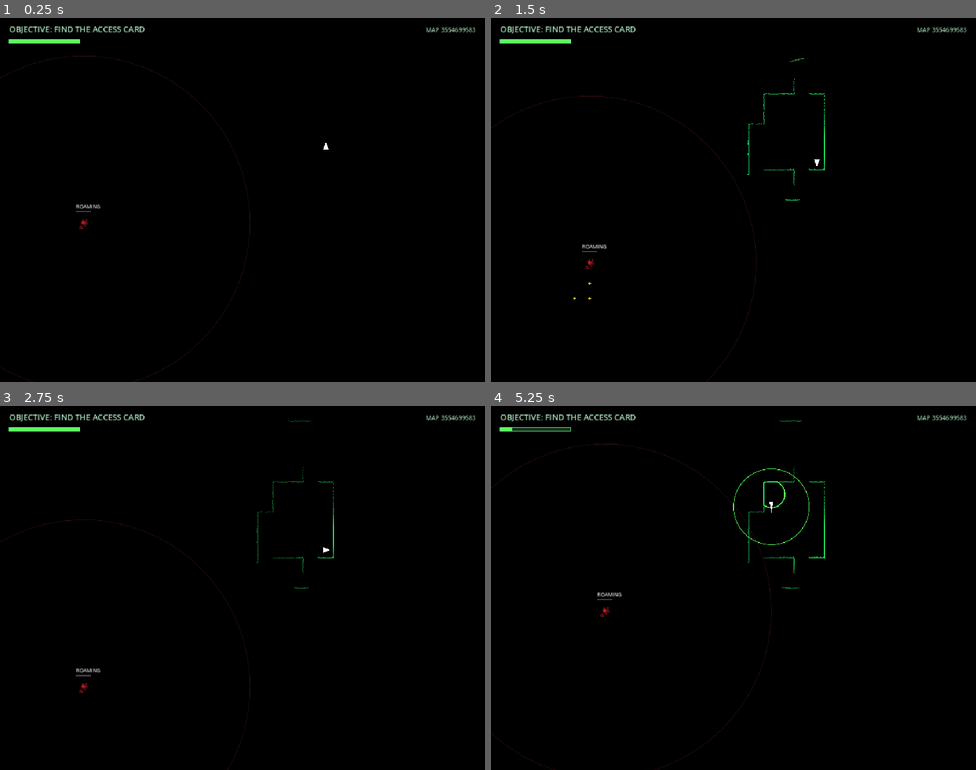
Above: before the commit, frames 1-4 (two rows, left to right).
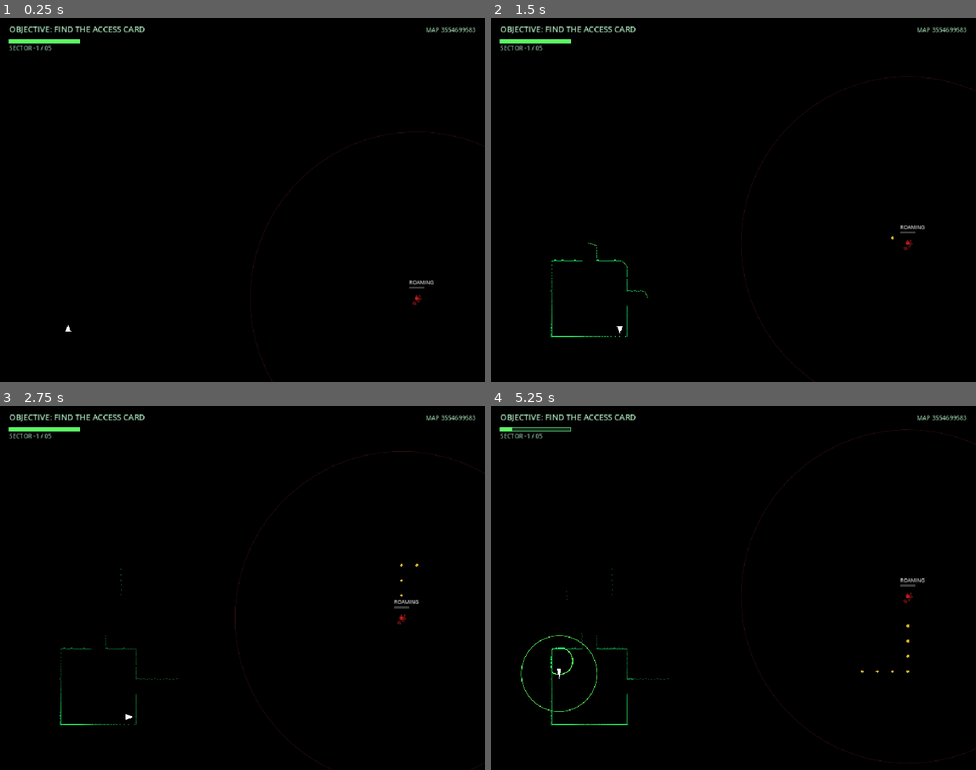
Above: after the commit, the same moments.

Repository: UnderstoodUseYourUsernameHere/Sonar
Game: Godot game, scene res://scenes/main.tscn
Same seed, same stepped clock (60 frames per second), same inputs: the game is played once before the commit and once after it.
Inputs (mouse positions are in pixels of both pictures, inside the frame that each line leads up to):
- Up to frame 1 (0.25 s): no input
- Up to frame 2 (1.5 s): tap Enter at 0.5 s; move the mouse to (840, 181) at 0.52 s; hold Right (move_right) 0.53-1.28 s; tap Space (ping) at 0.6 s; click (840, 181) at 0.67 s; move the mouse to (636, 218) at 1.27 s; hold S (move_down) from 1.28 s (still down); tap Alt at 1.35 s
- Up to frame 3 (2.75 s): move the mouse to (291, 507) at 2.02 s; release S (move_down) at 2.03 s; hold Right (move_right) from 2.03 s (still down); tap Shift at 2.1 s
- Up to frame 4 (5.25 s): move the mouse to (709, 660) at 2.77 s; release Right (move_right) at 2.78 s; hold W (move_up) 2.78-3.53 s; tap Space (ping) at 2.85, 5.1 s; click (709, 660) at 2.92 s; move the mouse to (879, 642) at 3.52 s; hold Left (move_left) 3.53-5.03 s; tap Alt at 3.6 s; tap N (new_map, bound only after the commit) at 4.15 s; move the mouse to (588, 533) at 4.27 s; tap Shift at 4.35 s; move the mouse to (757, 588) at 5.02 s; hold S (move_down) from 5.03 s (still down); click (757, 588) at 5.17 s

The runs differ from the first frame. In frame 1, 0.6% of the frame differs, in the area x 0-100%, y 7-100%; in frame 2, 0.8%; in frame 3, 0.9%; in frame 4, 1.3%, in the area x 0-100%, y 4-100%.

Commit message:
feat: added campaign with 5 sectors and ability to restart on any sector in the sectors same map

Diff:
--- a/project.godot
+++ b/project.godot
@@ -61,6 +61,11 @@
 "events": [Object(InputEventKey,"resource_local_to_scene":false,"resource_name":"","device":-1,"window_id":0,"alt_press …(192 unchanged characters)…
 ]
 }
+new_map={
+"deadzone": 0.2,
+"events": [Object(InputEventKey,"resource_local_to_scene":false,"resource_name":"","device":-1,"window_id":0,"alt_pressed":false,"shift_pressed":false,"ctrl_pressed":false,"meta_pressed":false,"pressed":false,"keycode":0,"physical_keycode":78,"key_label":0,"unicode":110,"location":0,"echo":false,"script":null)
+]
+}
 
 [physics]
 
--- a/scripts/main.gd
+++ b/scripts/main.gd
@@ -150,13 +150,15 @@
 const GEN_MAP_ATTEMPTS: int = 50
 const GEN_ROOM_ATTEMPTS: int = 120
 const GEN_MIN_ROOMS: int = 6
-const GEN_MAX_ROOMS: int = 12
+const GEN_MAX_ROOMS: int = 11
 const GEN_ROOM_MIN_WIDTH: int = 4
 const GEN_ROOM_MAX_WIDTH: int = 8
 const GEN_ROOM_MIN_HEIGHT: int = 3
 const GEN_ROOM_MAX_HEIGHT: int = 6
-const GEN_EXTRA_LOOPS: int = 4
+const GEN_EXTRA_LOOPS: int = 3
 const GEN_MIN_ENTRANCE_TO_CARD: int = 18
+const CAMPAIGN_LEVELS: int = 5
+static var campaign_level: int = -1
 
 class ScanPoint:
 	var position: Vector2
@@ -410,21 +412,27 @@
 	)
 
 	var font: Font = ThemeDB.fallback_font
+	var victory_title: String = "SECTOR CLEAR!"
+	var victory_prompt: String = "R RETRY    N NEXT SECTOR"
+
+	if campaign_level >= CAMPAIGN_LEVELS:
+		victory_title = "CAMPAIGN COMPLETE!"
+		victory_prompt = "R RETRY    N NEW CAMPAIGN" ## Campaign is a bit tacky, but idk what other thing to name it?
 
 	draw_string(
 		font,
 		Vector2(0.0, 320.0),
-		"ACCESS GRANTED",
+		victory_title,
 		HORIZONTAL_ALIGNMENT_CENTER,
 		screen_size.x,
 		42,
-		Color(0.3, 1.0, 0.55, 1.0)
+		Color(0.3, 1.0, 0.55, 1.0) ## Might be a bit too light green for my taste
 	)
 
 	draw_string(
 		font,
 		Vector2(0.0, 365.0),
-		"YOU HAVE ESCAPED THE STATION!",
+		"YOU HAVE ESCAPED THE STATION!", ## Should it be a station? I think so, i mean, im NOT doing assets for this so this is as much exposition as ill add.
 		HORIZONTAL_ALIGNMENT_CENTER,
 		screen_size.x,
 		22,
@@ -434,7 +442,7 @@
 	draw_string(
 		font,
 		Vector2(0.0, 405.0),
-		"PRESS R TO PLAY AGAIN",
+		victory_prompt,
 		HORIZONTAL_ALIGNMENT_CENTER,
 		screen_size.x,
 		18,
@@ -999,6 +1007,18 @@
 			retry_map_seed = current_map_seed
 			retry_map_seed_is_set = true
 			get_tree().reload_current_scene()
+		elif Input.is_action_just_pressed("new_map"):
+			retry_map_seed_is_set = false
+
+			if has_won and campaign_level < CAMPAIGN_LEVELS:
+				campaign_level += 1
+			else:
+				campaign_level = 1
+
+			get_tree().reload_current_scene()
+
+		queue_redraw()
+		return
 
 		queue_redraw()
 		return
@@ -1969,6 +1989,21 @@
 		Color(0.75, 1.0, 0.82, 0.75)
 	)
 
+	var sector_label: String = "SECTOR %02d / %02d" % [
+		campaign_level,
+		CAMPAIGN_LEVELS
+	]
+
+	draw_string(
+		font,
+		Vector2(18.0, 64.0),
+		sector_label,
+		HORIZONTAL_ALIGNMENT_LEFT,
+		310.0,
+		12,
+		Color(0.75, 1.0, 0.85, 0.70)
+	)
+
 	_draw_ping_cooldown()
 
 func _draw_ping_cooldown() -> void:
